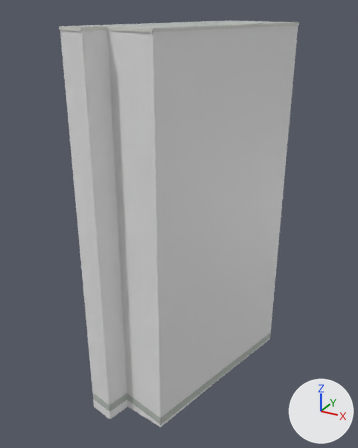
A saved change to the glTF model public/models/buildings/osm-way-115973679.glb.
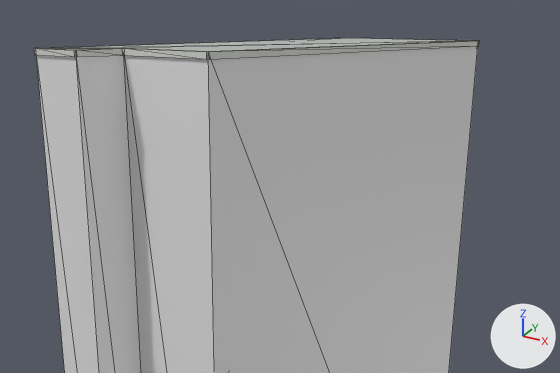
Old and new are each drawn whole from a 50 mm lens placed at (8.8, -16.77, 15.58), pointed at (-0.39, -0.06, 7.22) and again close up on the part from 11% to 96% of the width and 0% to 45% of the height. Every picture has the same lights, and +X, +Y and +Z are marked at lower right. The last two pictures show the newer version. The close-ups show mesh edges as thin lines. Where no turn or scale is listed for an object, it has been applied to the vertices. Vertices at exactly the same position are counted once.

The first close-up shows 'reality 115973679 near reality aged pale plaster', 'reality 115973679 near reality flat weathered roof', 'reality 115973679 near reality pale aluminum sill'.
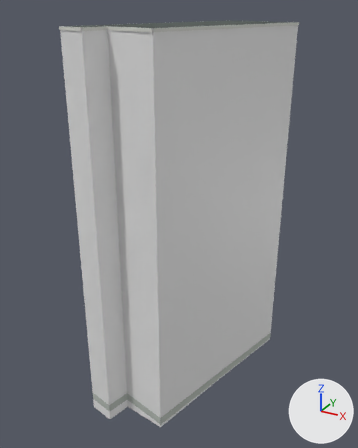
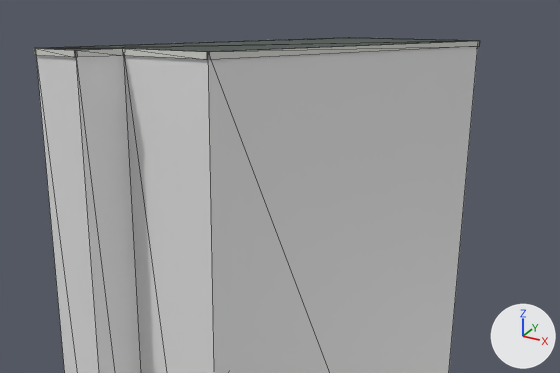
Diff of the bpy script that builds the scene:
```diff
--- a/public/models/buildings/osm-way-115973679.glb.py
+++ b/public/models/buildings/osm-way-115973679.glb.py
@@ img_roof_color @@
+img_roof_color = load_image('roof-color', 'textures/1de3d7bb6546b7423004abcc0fb627c4d0c6ad03316b21d76a93f9bf4f470ca6.png', 256, 256, 'sRGB')
@@ mat_reality_flat_weathered_roof @@
 mat_reality_flat_weathered_roof = principled_material('reality flat weathered roof')
-mat_reality_flat_weathered_roof.base_color = (0.451, 0.475, 0.455)  # grey #b3b7b4
+mat_reality_flat_weathered_roof.texture = img_roof_color
 mat_reality_flat_weathered_roof.roughness = 0.83
@@ me_reality_115973679_near_reality_pale_aluminum_sill @@
 # used by ob_reality_115973679_near_reality_pale_aluminum_sill; location = (0.0, 0.0, 0.0)
 # verts and faces of me_reality_115973679_near_reality_pale_aluminum_sill; kept vertices keep their numbers, new ones are numbered from 24
 # before: 2 (0.83, -3.79, 15.0) at pixel (209, 51), 3 (2.81, 3.85, 15.0) at pixel (479, 40), 6 (-1.19, -3.29, 15.0) at pixel (122, 48), 7 (0.79, -3.81, 15.0) at pixel (206, 51), 10 (-1.4, -4.22, 15.0) at pixel (76, 50)
 # before: 11 (-1.15, -3.27, 15.0) at pixel (124, 48), 14 (-2.52, -3.96, 15.0) at pixel (34, 48), 15 (-1.44, -4.24, 15.0) at pixel (74, 50), 18 (-0.59, 4.73, 15.0) at pixel (348, 37), 19 (-2.54, -3.93, 15.0) at pixel (34, 48)
 # before: 22 (2.79, 3.89, 15.0) at pixel (479, 40), 23 (-0.55, 4.76, 15.0) at pixel (349, 37)
-me_reality_115973679_near_reality_pale_aluminum_sill.from_pydata(...)  # 24 vertices, 12 faces; spans x -2.54..2.81, y -4.24..4.76, z 14.89..15.0
+me_reality_115973679_near_reality_pale_aluminum_sill.from_pydata(...)  # 30 vertices, 24 faces; spans x -2.54..2.81, y -4.24..4.76, z 14.89..15.0
+# me_reality_115973679_near_reality_pale_aluminum_sill part 1
+for new, old in zip([*range(24, 28)], [2, 3, 10, 11]): verts[new] = verts[old] + (-0.03, 0.01, 0.0)
+verts[28] = (-2.51, -3.93, 15.0)  # pixel (35, 48)
+verts[29] = (-0.56, 4.73, 15.0)  # pixel (349, 37)
+faces += [(2, 25, 24), (2, 3, 25), (6, 24, 27), (6, 7, 24), (10, 27, 26), (10, 11, 27)]
+faces += [(14, 26, 28), (14, 15, 26), (18, 28, 29), (18, 19, 28), (22, 29, 25), (22, 23, 29)]
 me_reality_115973679_near_reality_pale_aluminum_sill.materials.append(mat_reality_pale_aluminum_sill)
```

Location of each change, [x1, y1, x2, y2] in pixels of the close-ups (560 x 373 px):
'reality 115973679 near reality flat weathered roof', surface changed (darker)
    both: [44, 38, 469, 52]
part 1 of me_reality_115973679_near_reality_pale_aluminum_sill, added
    after: [40, 38, 474, 52]
